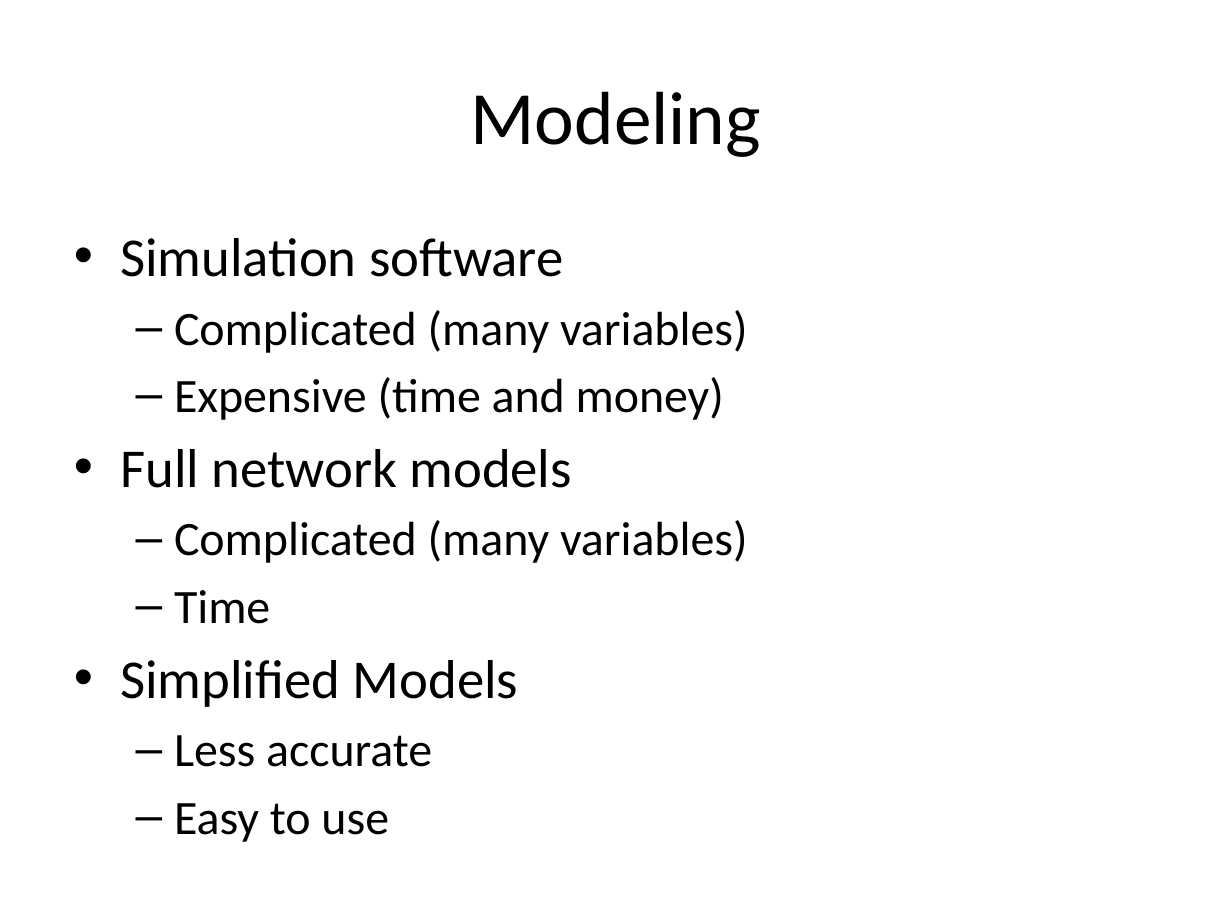
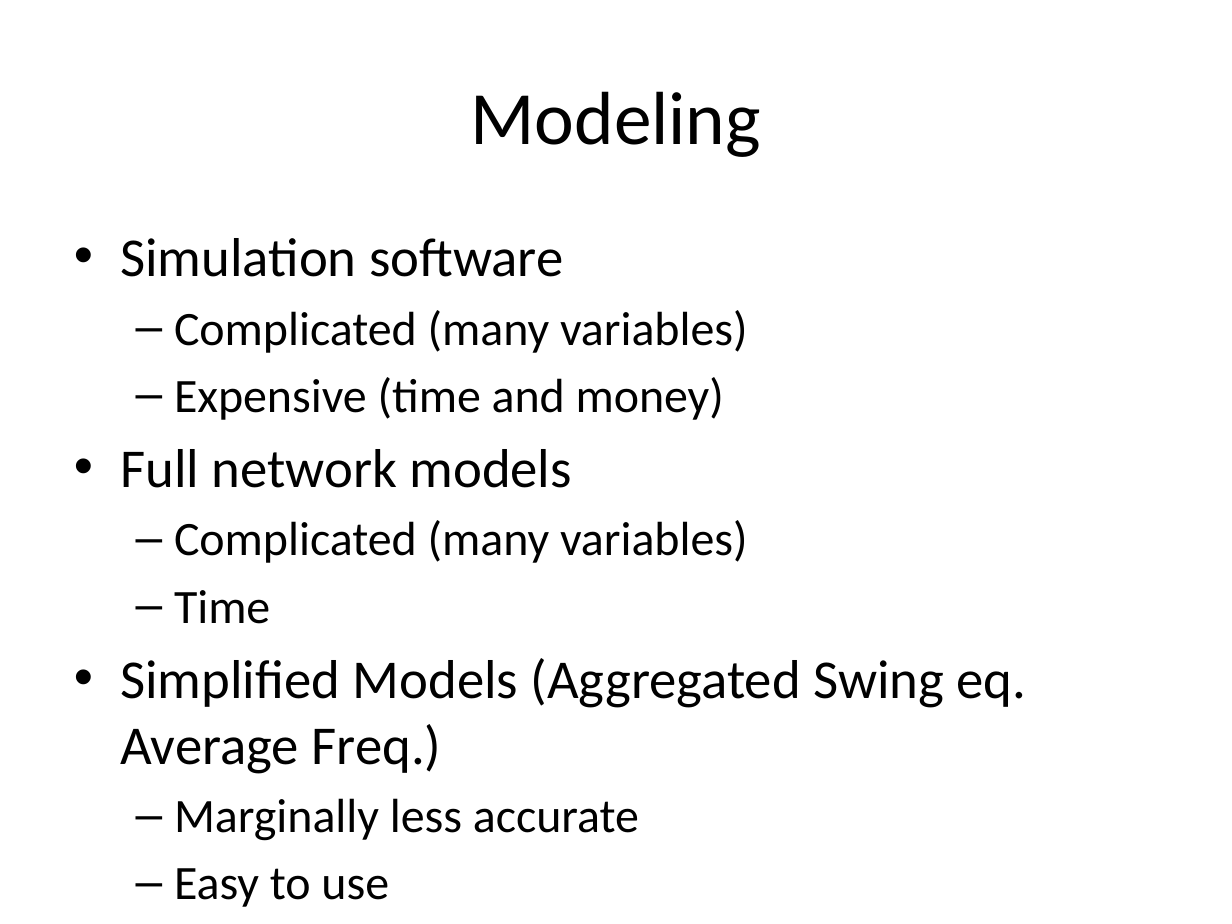
Before and after one commit to mswan96/SUPERB, a slide deck: slide 5 of Literature Review.pptx. Drawn at 1232x924 pixels with LibreOffice and Linux fonts; fonts in the diff are those of the drawing. Boxes give left, top, right and bottom in pixels: in the first picture for what was removed or moved away, otherwise in the second. Text is boxed around its words. In the diff, an @@ line names an element or a change of style, - is before the commit and + after.

```diff
--- a/Literature Review.pptx
+++ b/Literature Review.pptx
@@ text at [120, 658, 1027, 841]: text changed @@
-• Simplified Models
-  – Less accurate
+• Simplified Models (Aggregated Swing eq. Average Freq.)
+  – Marginally less accurate
```
Also in this commit, not shown: 3 other slides changed, 4 slides added, 1 slide removed.
